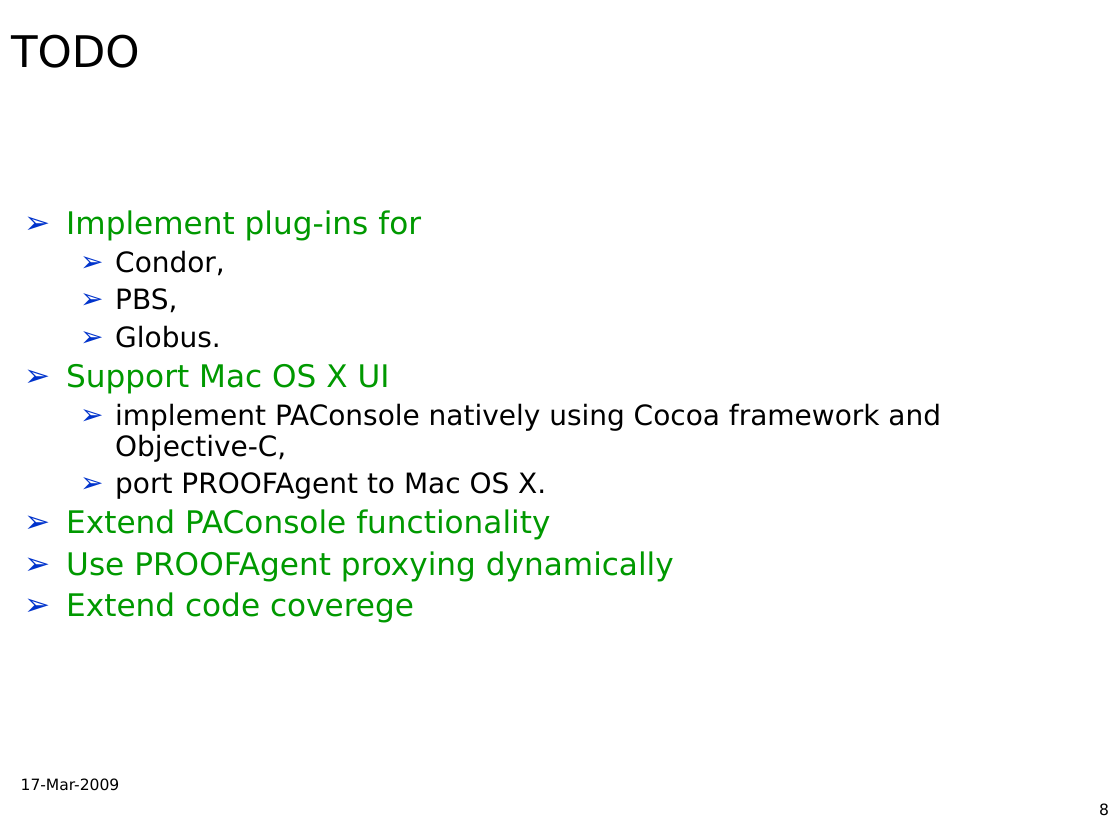
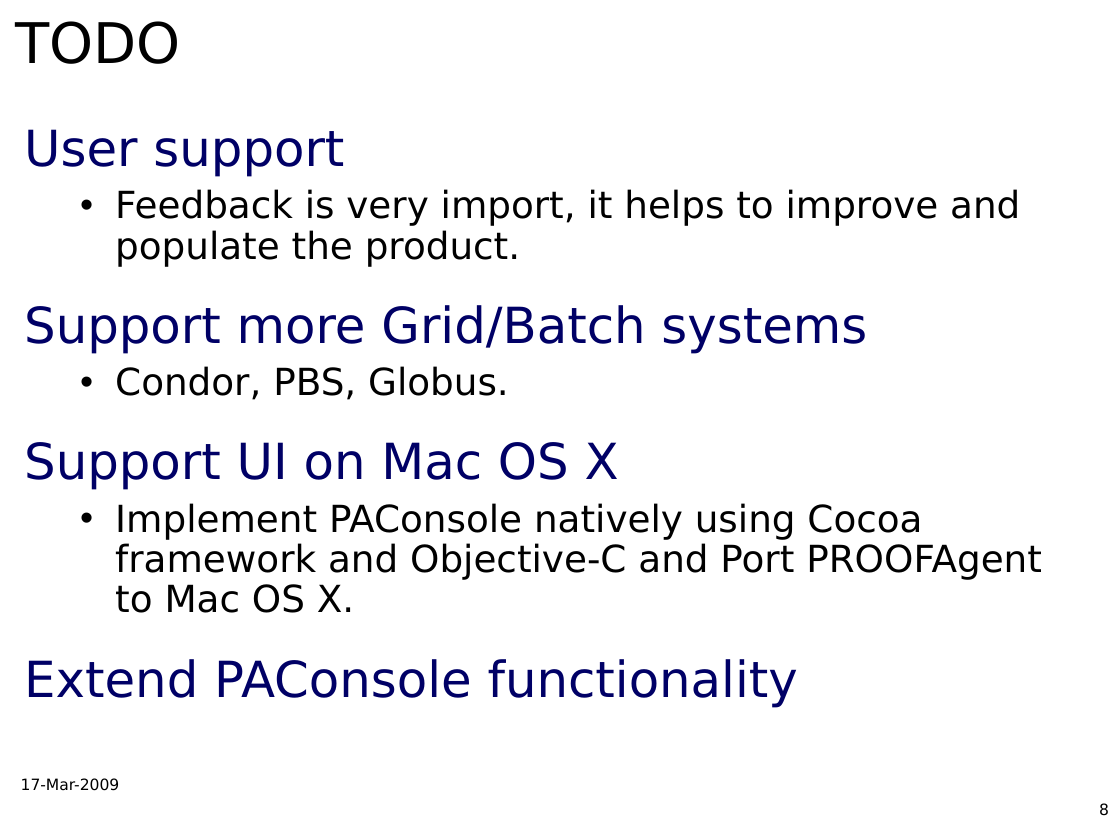
Before and after one commit to AnarManafov/PoDDocumentation, a slide deck: slide 8 of DPG/03-2009/DPG_03-2009-PoD-AnarManafov.ppt. Drawn at 1120x840 pixels with LibreOffice and Linux fonts; fonts in the diff are those of the drawing; background and template pictures are left out. Boxes give left, top, right and bottom in pixels: in the first picture for what was removed or moved away, otherwise in the second. Text is boxed around its words. In the diff, an @@ line names an element or a change of style, - is before the commit and + after.

```diff
--- a/DPG/03-2009/DPG_03-2009-PoD-AnarManafov.ppt
+++ b/DPG/03-2009/DPG_03-2009-PoD-AnarManafov.ppt
@@ title "TODO": place and size @@
-title "TODO" at [11,34,140,68]
+title "TODO" at [15,21,180,64]
@@ title "TODO" at [15,21,180,64]: size 28 to 36 pt @@
@@ text at [24,129,1042,613]: text changed; size 18 to 24 pt @@
-➢ Implement plug-ins for
-  ➢ Condor,
-  ➢ PBS,
-  ➢ Globus.
-➢ Support Mac OS X UI
-  ➢ implement PAConsole natively using Cocoa framework and Objective-C,
-  ➢ port PROOFAgent to Mac OS X.
+User support
+  • Feedback is very import, it helps to improve and populate the product.
+Support more Grid/Batch systems
+  • Condor, PBS, Globus.
+Support UI on Mac OS X
+  • Implement PAConsole natively using Cocoa framework and Objective-C and Port PROOFAgent to Mac OS X.
@@ text at [66,551,674,623]: paragraphs removed @@
-➢ Use PROOFAgent proxying dynamically
-➢ Extend code coverege
@@ text at [24,659,798,708]: size 20 to 32 pt, text colour #009900 to #000066 in "Extend PAConsole functionality"; bullet ➢ to none; more space between paragraphs @@
```
Also in this commit, not shown: 4 other slides changed, 2 slides added, 2 slides removed, 1 other file.
